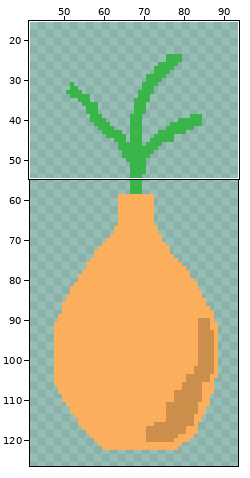
Sprite sheet: sprites/spr_vase/layers/ac67e0bb-f18a-4e4a-be22-04b51ea21258/12074e11-c647-40d7-aa10-133bbe74994f.png. Above, an overview of the earlier version with the close-up marked.
Close-up. The starting point:
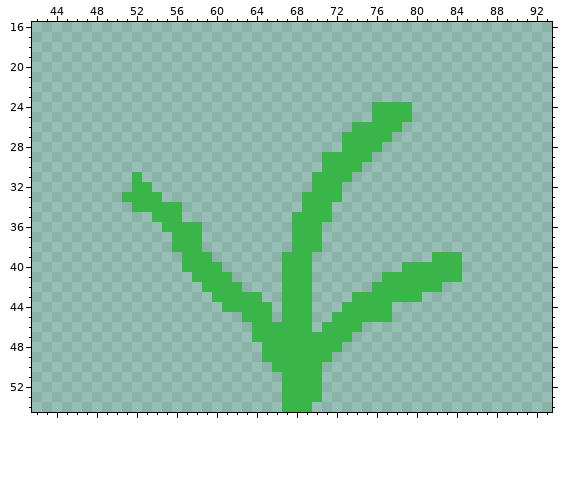
The file is 140x150 pixels. Shown: x 42..93, y 16..54. The wide view leaves out empty margins.
After the commit:
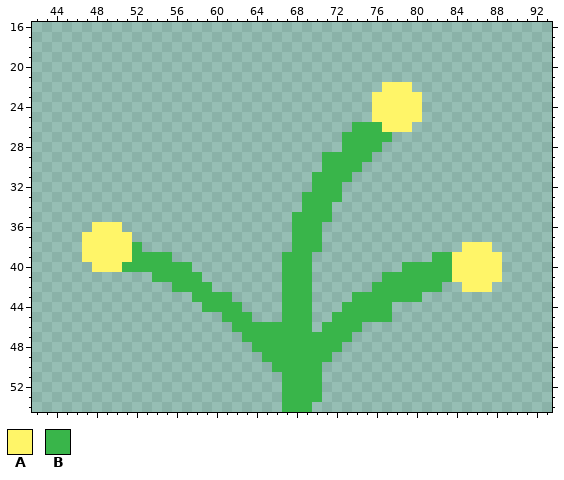
Palette (. is transparent): A #fff568  B #39b54a
Changes in this commit:
y 22: x 77..79 ... -> AAA
y 23: x 76..80 ..... -> AAAAA
y 24..25: x 76..80 BBBB. -> AAAAA
y 26: x 77..79 BB. -> AAA
y 31: x 52 B -> .
y 32: x 52..53 BB -> ..
y 33: x 51..54 BBBB -> ....
y 34: x 52..56 BBBBB -> .....
y 35: x 54..56 BBB -> ...
y 36: x 48..50 ... -> AAA; x 55..58 BBBB -> ....
y 37: x 47..51 ..... -> AAAAA; x 56..58 BBB -> ...
y 38: x 47..52 ...... -> AAAAAB; x 56..58 BBB -> ...; x 85..87 ... -> AAA
y 39: x 47..55 ......... -> AAAAABBBB; x 57..59 BBB -> ...; x 84..88 B.... -> AAAAA
y 40: x 48..56 ......... -> AAABBBBBB; x 58..60 BBB -> ...; x 84..88 B.... -> AAAAA
y 41: x 54..57 .... -> BBBB; x 59..61 BBB -> ...; x 84..88 B.... -> AAAAA
y 42: x 56..58 ... -> BBB; x 60..62 BBB -> ...; x 85..87 ... -> AAA
y 43: x 58..59 .. -> BB; x 62..64 BBB -> ...
y 44: x 59..60 .. -> BB; x 63..65 BBB -> ...
y 45: x 61..62 .. -> BB; x 64..65 BB -> ..
y 46: x 62..63 .. -> BB
y 47: x 63 . -> B
y 48: x 64 . -> B
Changed places in both close-ups, as pixel boxes (x1, y1, x2, y2):
changed: (372, 82, 422, 132)
changed: (82, 172, 272, 352)
changed: (452, 242, 502, 292)
